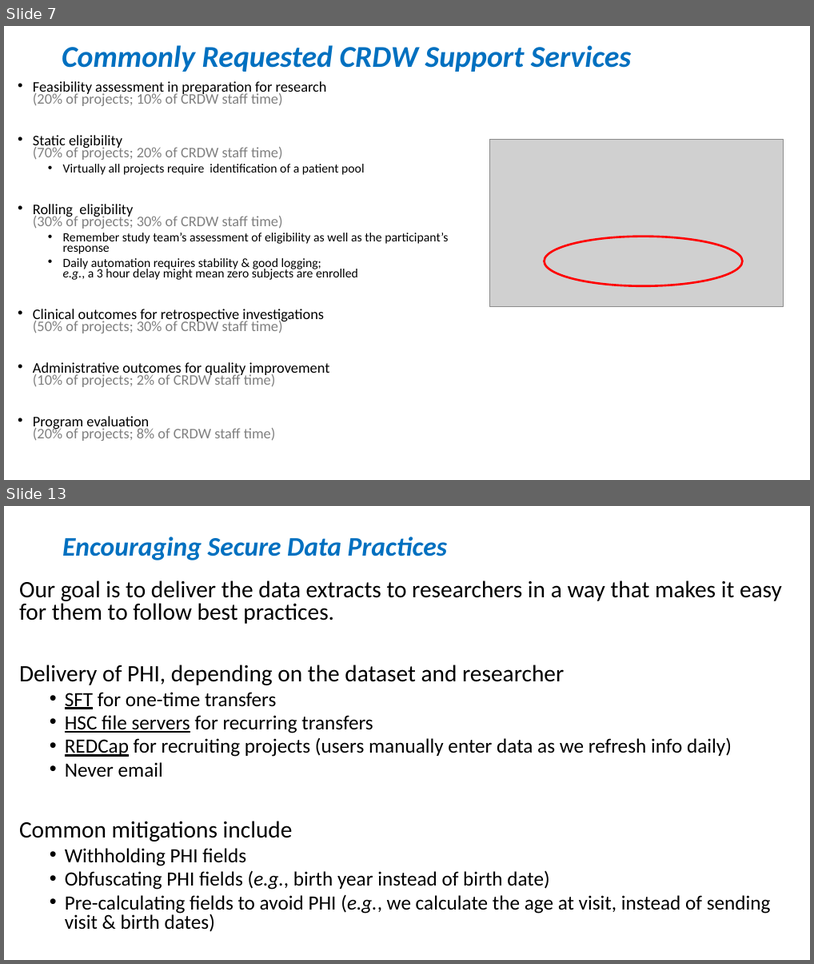
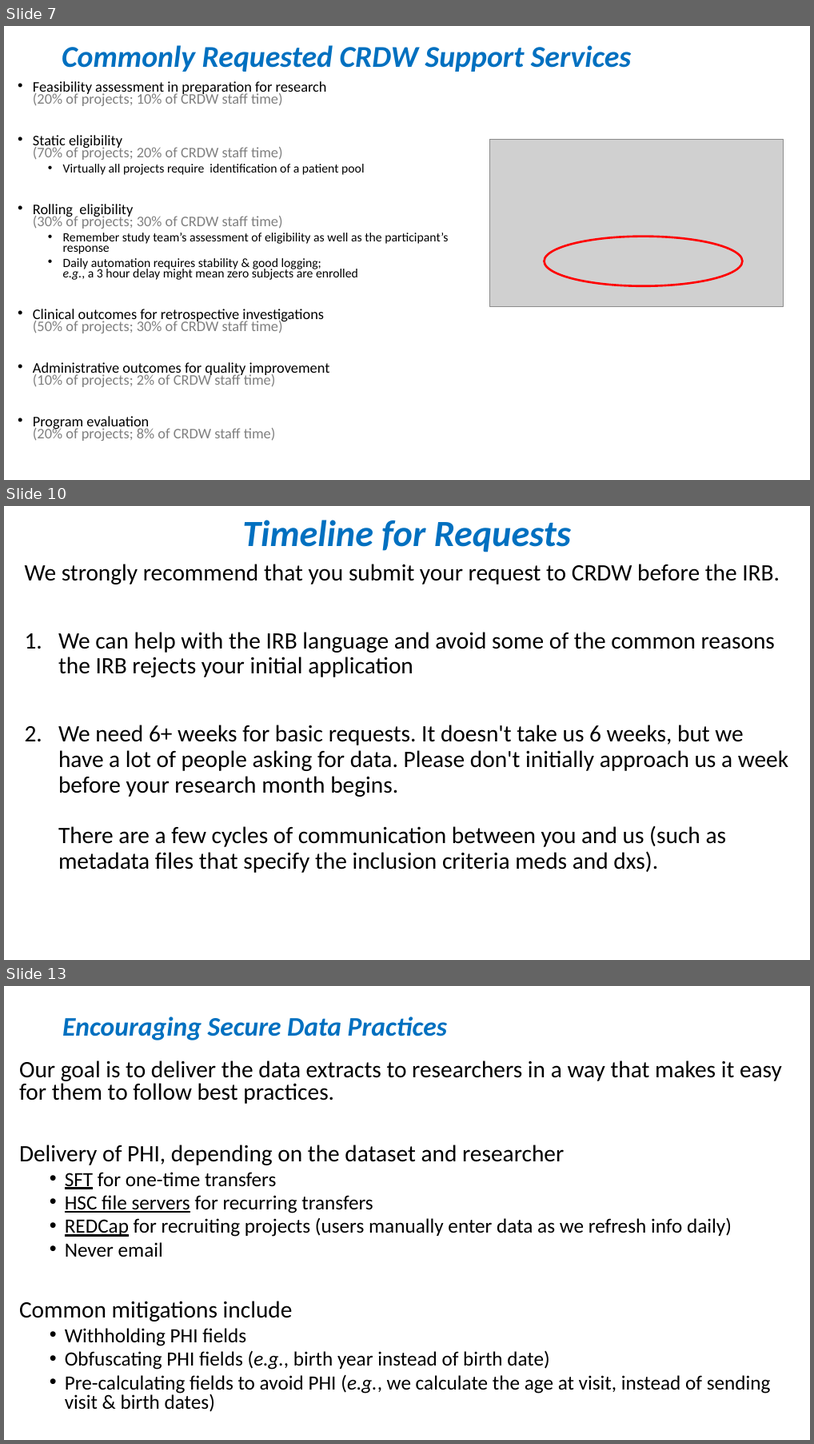
Before and after one commit to OuhscBbmc/prairie-outpost-public, a slide deck: publications/presentation-2024-01-peds-residents-qi/crdw-2024-01.pptx. Shown one above the other, each under a label of ours: slides 7 and 13 before the commit, slides 7, 10 and 13 after it; the slides between them are not shown. The pictures are 814x964 and 814x1444 pixels, drawn with LibreOffice and Linux fonts; fonts in the diff are those of the drawing; grey boxes stand for pictures. Boxes give left, top, right and bottom in pixels: in the first picture for what was removed or moved away, otherwise in the second. Text is boxed around its words. In the diff, an @@ line names an element or a change of style, - is before the commit and + after.

Commit message:
Update crdw-2024-01.pptx
https://github.com/OuhscBbmc/prairie-outpost/issues/731

```diff
--- a/publications/presentation-2024-01-peds-residents-qi/crdw-2024-01.pptx
+++ b/publications/presentation-2024-01-peds-residents-qi/crdw-2024-01.pptx
@@ slide 10 added at (x1=4, y1=506, x2=810, y2=960), background #FFFFFF @@
@@ title added at (x1=242, y1=520, x2=571, y2=552), 44 pt, text #0070C0, bold, italic @@
+Timeline for Requests
@@ text added at (x1=25, y1=564, x2=789, y2=872), 28 pt, text #000000 @@
+We strongly recommend that you submit your request to CRDW before the IRB.
+1. We can help with the IRB language and avoid some of the common reasons the IRB rejects your initial application
+2. We need 6+ weeks for basic requests. It doesn't take us 6 weeks, but we have a lot of people asking for data. Please don't initially approach us a week before your research month begins.
+   There are a few cycles of communication between you and us (such as metadata files that specify the inclusion criteria meds and dxs).
```
Also in this commit, not shown: 2 slides changed, 3 other slides added, 2 slides removed.
